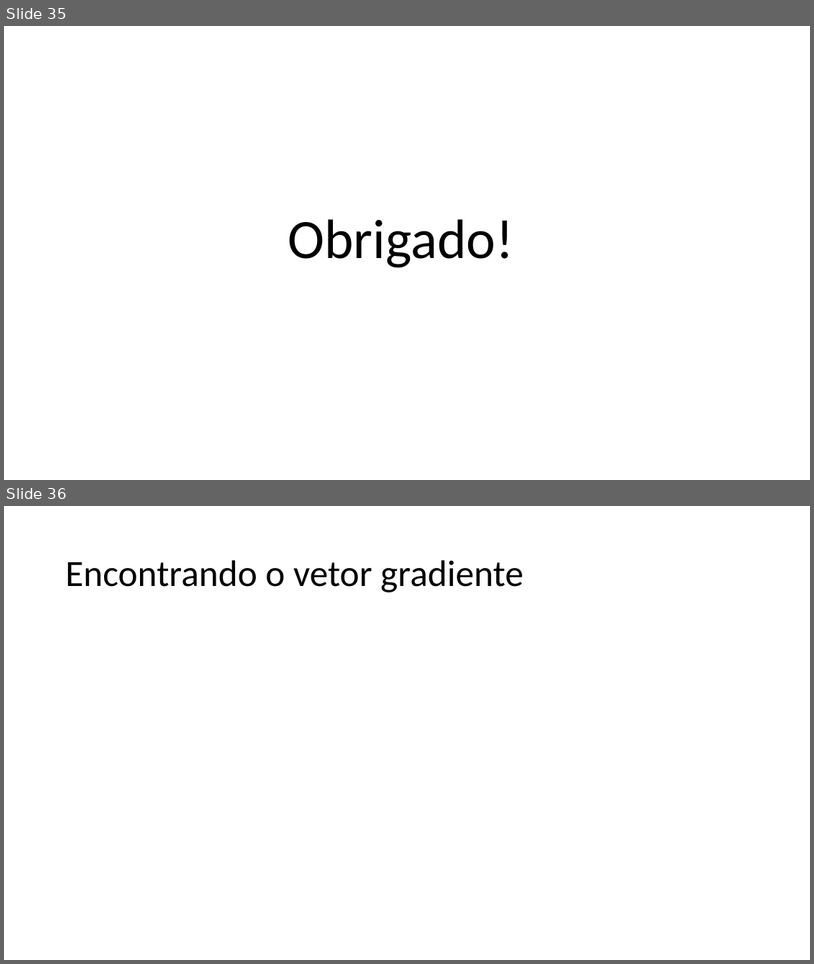
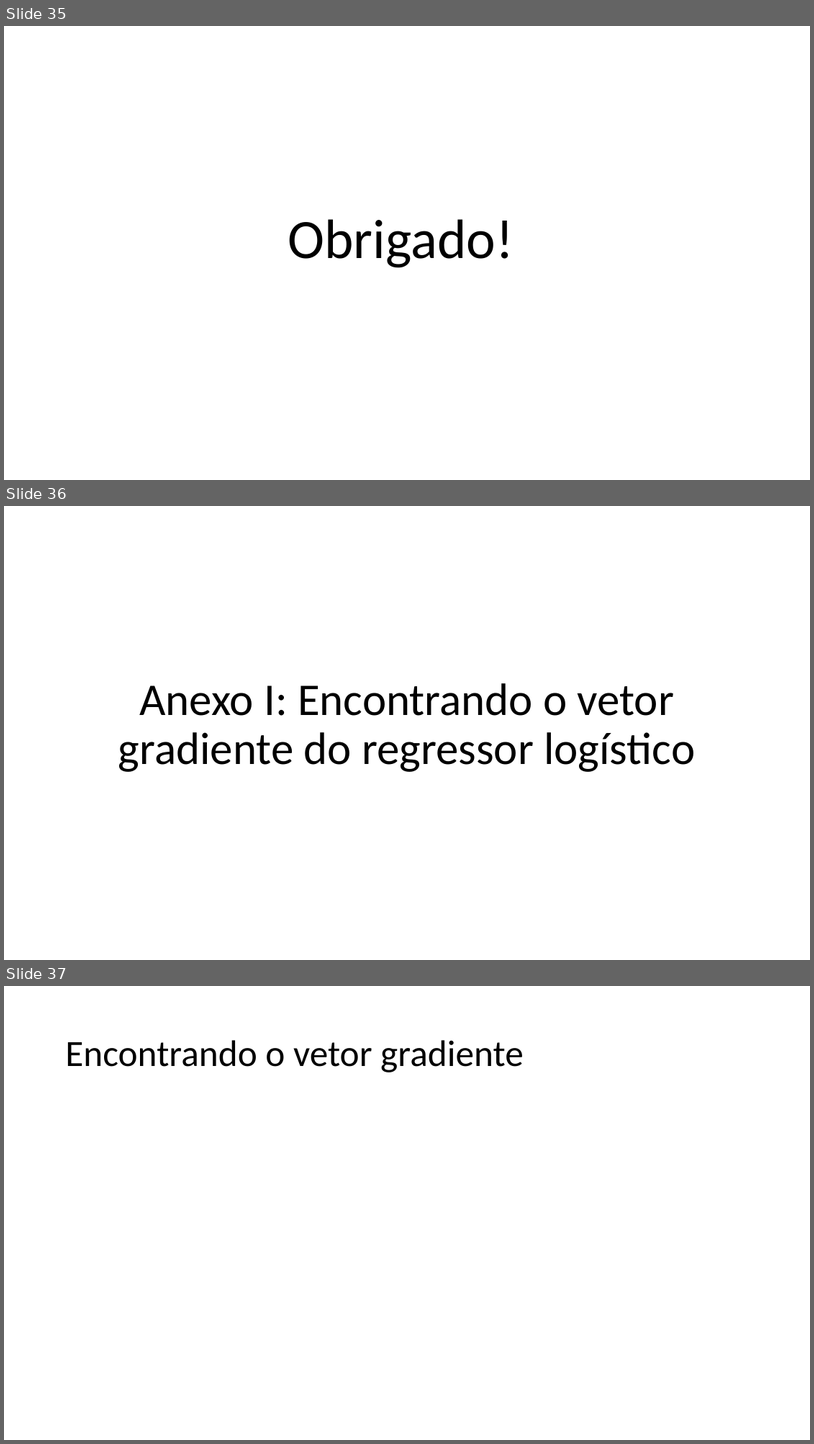
Before and after one commit to zz4fap/t320_aprendizado_de_maquina, a slide deck: slides/T320_Classificação (Parte III).pptx. Shown one above the other, each under a label of ours: slides 35 and 36 before the commit, slides 35, 36 and 37 after it. The pictures are 814x964 and 814x1444 pixels, drawn with LibreOffice and Linux fonts; fonts in the diff are those of the drawing; grey boxes stand for pictures. Boxes give left, top, right and bottom in pixels: in the first picture for what was removed or moved away, otherwise in the second. Text is boxed around its words. In the diff, an @@ line names an element or a change of style, - is before the commit and + after.

Commit message:
update of slides

```diff
--- a/slides/T320_Classificação (Parte III).pptx
+++ b/slides/T320_Classificação (Parte III).pptx
@@ slide 36 added at (x1=4, y1=506, x2=810, y2=960), background #FFFFFF @@
@@ text added at (x1=118, y1=683, x2=695, y2=772), 54 pt, text #000000 @@
+Anexo I: Encontrando o vetor gradiente do regressor logístico
@@ what was slide 36 is now slide 37 @@
```
Also in this commit, not shown: 3 other files.
